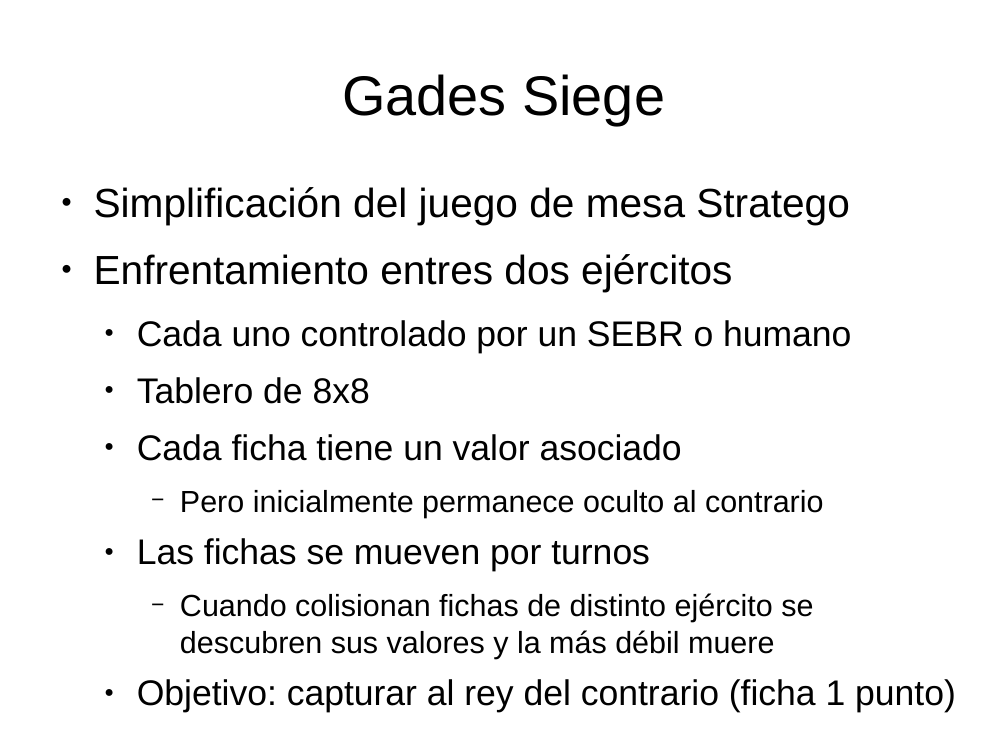
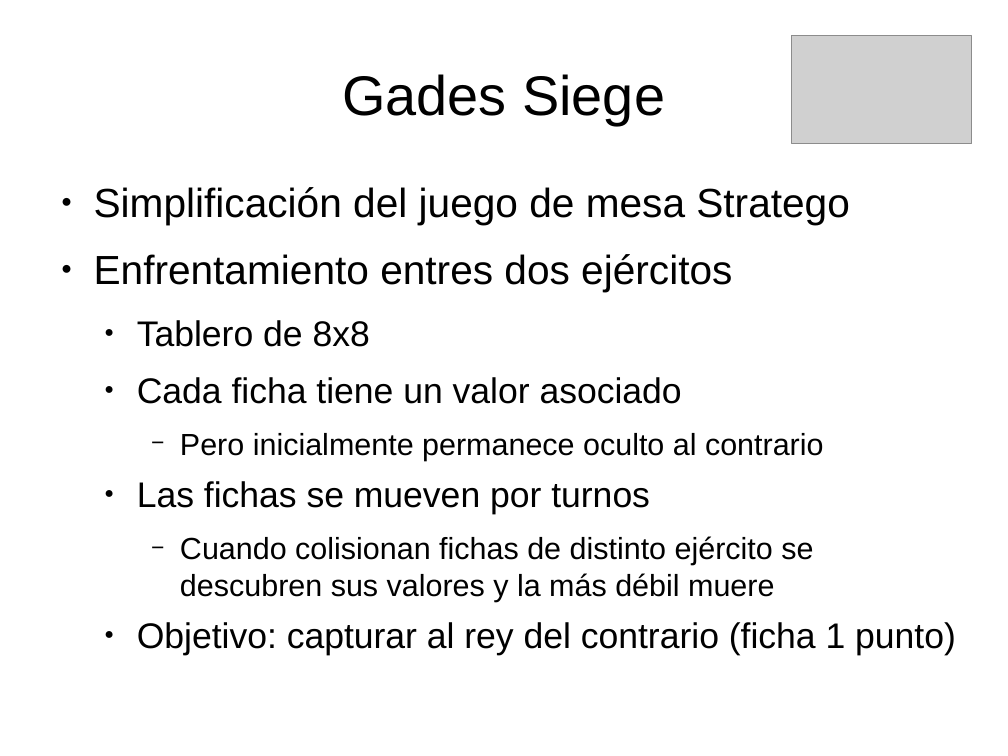
Before and after one commit to rompehielos013013013/gsiege, a slide deck: slide 12 of presentacion/expertoUCLM2014/SSEE-IA.odp. Drawn at 1008x756 pixels with LibreOffice and Linux fonts; fonts in the diff are those of the drawing; grey boxes stand for pictures. Boxes give left, top, right and bottom in pixels: in the first picture for what was removed or moved away, otherwise in the second. Text is boxed around its words. In the diff, an @@ line names an element or a change of style, - is before the commit and + after.

```diff
--- a/presentacion/expertoUCLM2014/SSEE-IA.odp
+++ b/presentacion/expertoUCLM2014/SSEE-IA.odp
@@ picture added at box(792, 36, 972, 144) @@
@@ text at box(137, 320, 851, 353): paragraph removed @@
-  ● Cada uno controlado por un SEBR o humano
```
Also in this commit, not shown: 3 other slides changed, 4 slides added.
